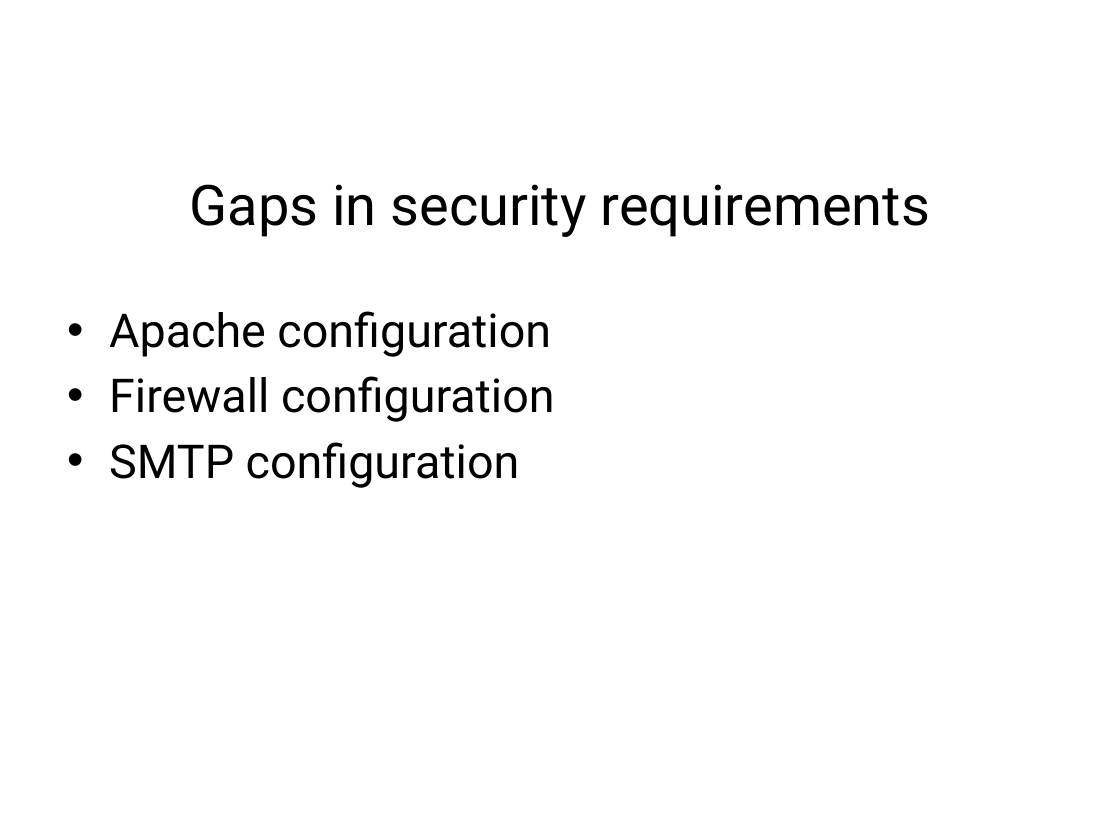
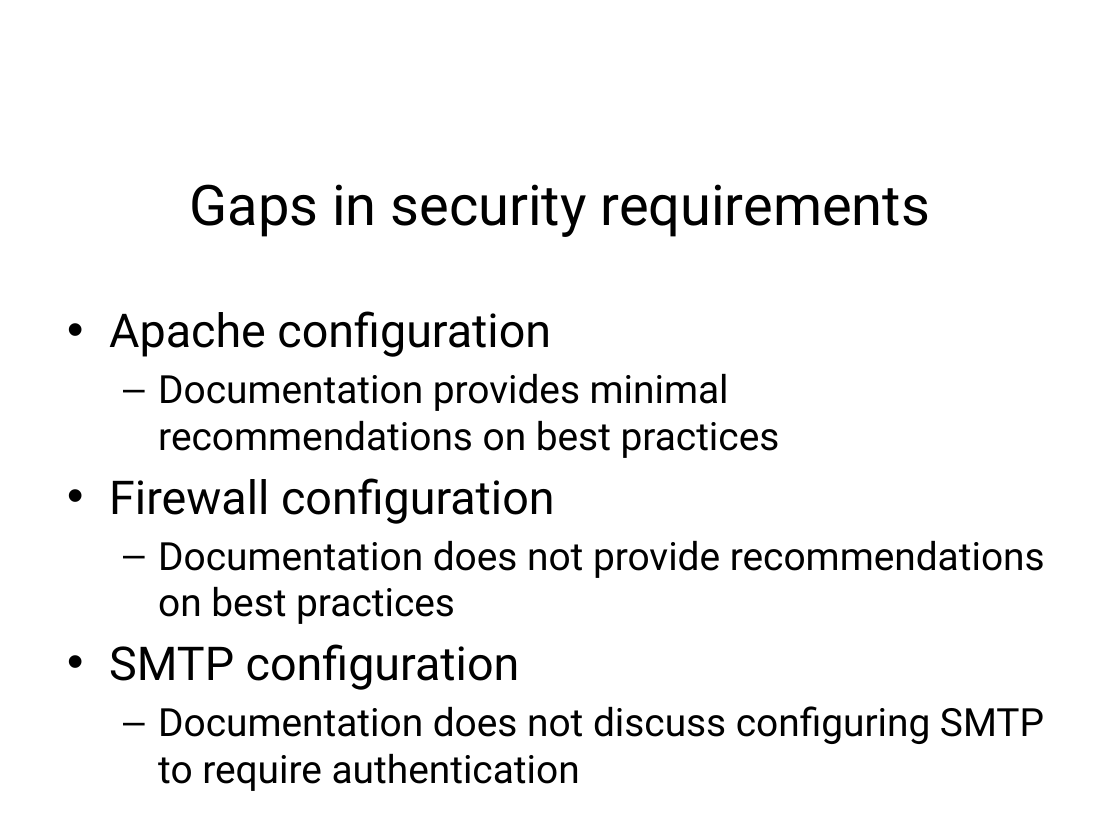
Before and after one commit to team-assure/Semester-Project, a slide deck: slide 9 of Class-Presentation/MISP_Presentation.pptx. Drawn at 1120x840 pixels with LibreOffice and Linux fonts; fonts in the diff are those of the drawing; background and template pictures are left out. Boxes give left, top, right and bottom in pixels: in the first picture for what was removed or moved away, otherwise in the second. Text is boxed around its words. In the diff, an @@ line names an element or a change of style, - is before the commit and + after.

Commit message:
Reviews & updates
Added more detail to gaps page

```diff
--- a/Class-Presentation/MISP_Presentation.pptx
+++ b/Class-Presentation/MISP_Presentation.pptx
@@ text at bbox=[158, 373, 780, 458]: paragraph added @@
+  – Documentation provides minimal recommendations on best practices
@@ text at bbox=[158, 540, 1045, 624]: paragraph added @@
+  – Documentation does not provide recommendations on best practices
@@ text at bbox=[158, 706, 1044, 791]: paragraph added @@
+  – Documentation does not discuss configuring SMTP to require authentication
```
Also in this commit, not shown: 6 other slides changed.
